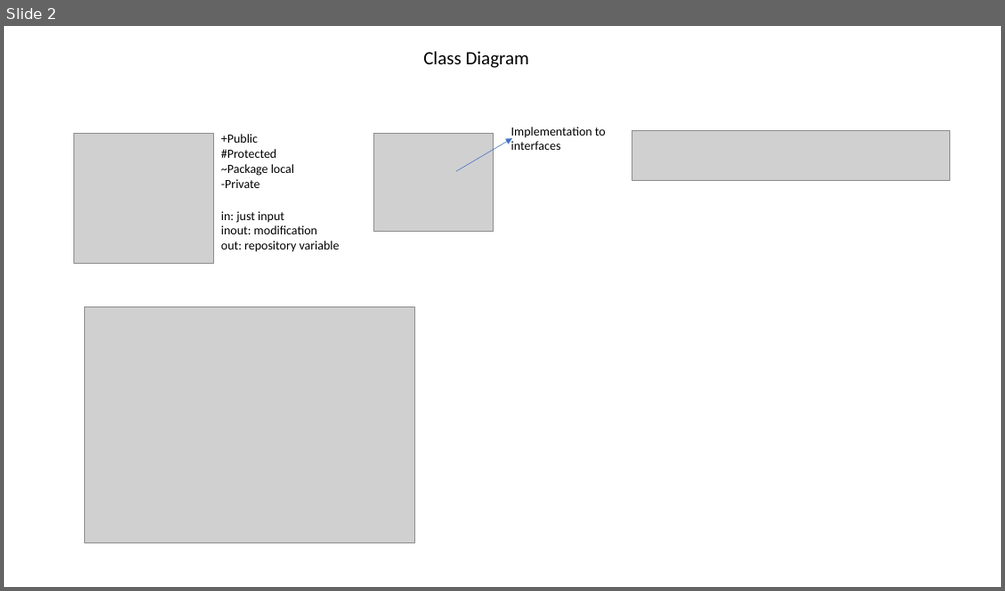
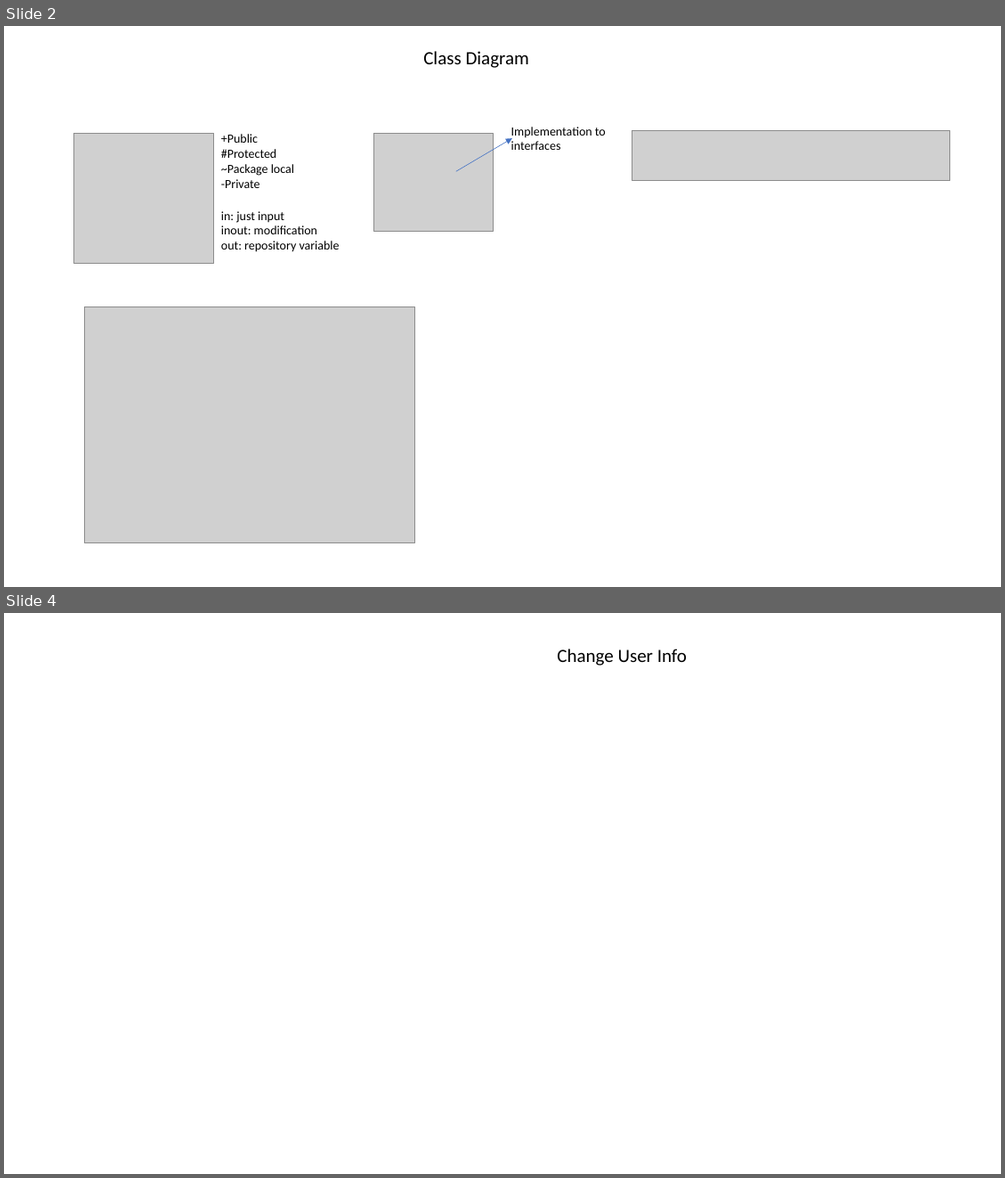
Before and after one commit to GGulsoy/NBASimulator, a slide deck: other documents/Flowchart repeat.pptx. Shown one above the other, each under a label of ours: slide 2 before the commit, slides 2 and 4 after it; the slides between them are not shown. The pictures are 1005x591 and 1005x1178 pixels, drawn with LibreOffice and Linux fonts; fonts in the diff are those of the drawing; grey boxes stand for pictures. Boxes give left, top, right and bottom in pixels: in the first picture for what was removed or moved away, otherwise in the second. Text is boxed around its words. In the diff, an @@ line names an element or a change of style, - is before the commit and + after.

```diff
--- a/other documents/Flowchart repeat.pptx
+++ b/other documents/Flowchart repeat.pptx
@@ slide 4 added at [4, 613, 1001, 1174], background #FFFFFF @@
@@ text added at [557, 649, 687, 666], 18 pt, text #000000 @@
+Change User Info
```
Also in this commit, not shown: 1 slide changed, 2 other slides added, 1 slide removed, 24 other files.
